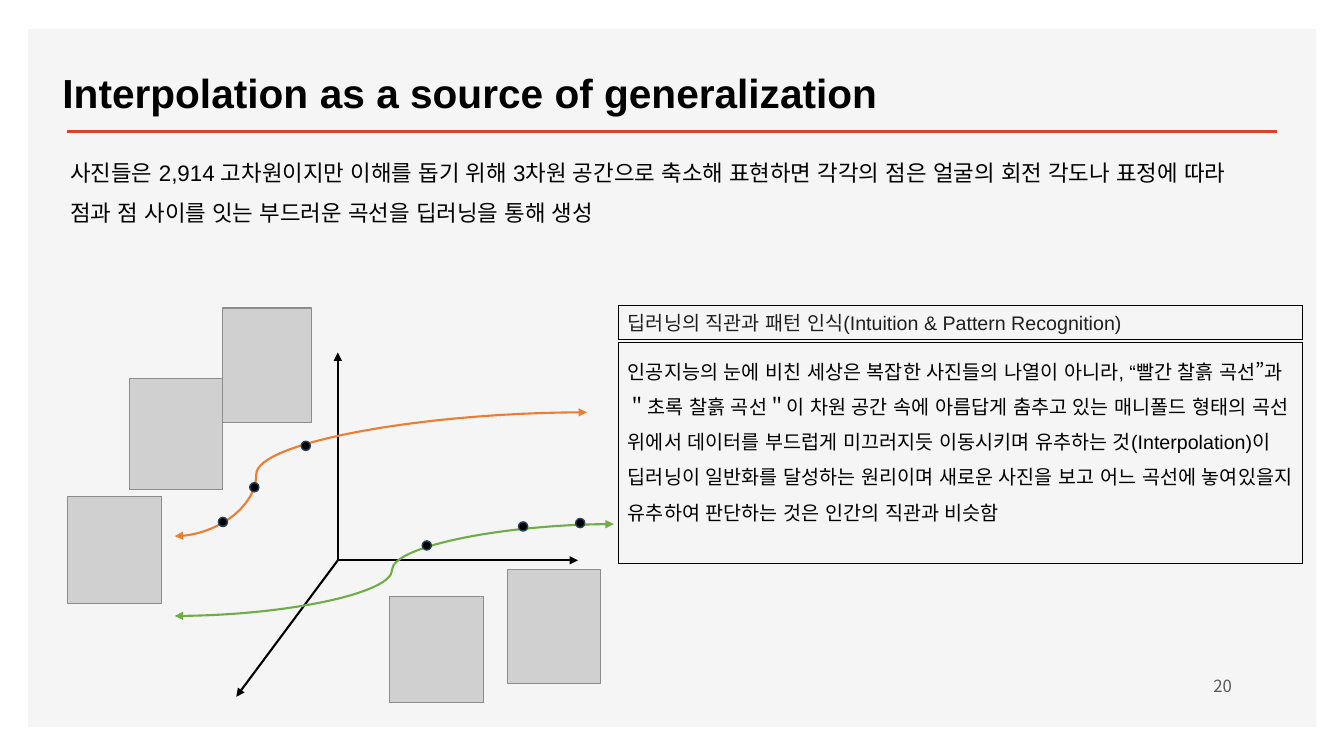
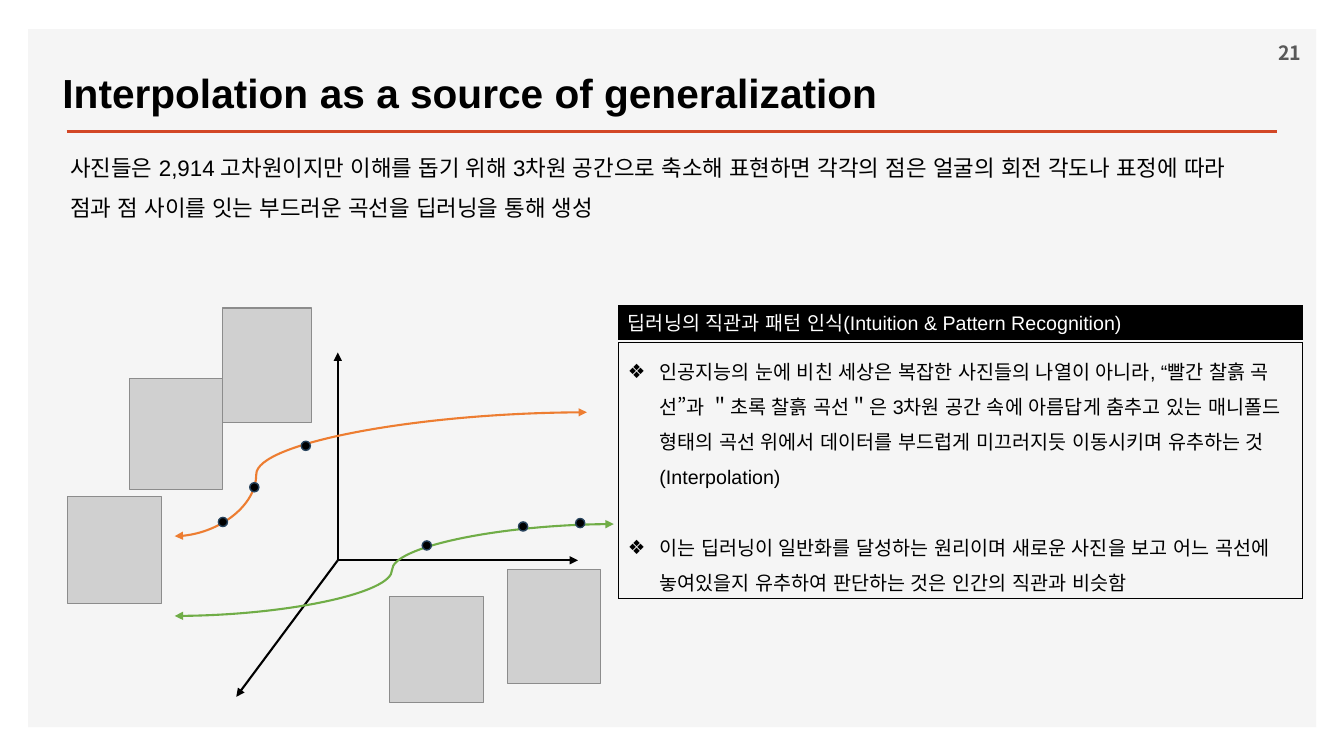
Before and after one commit to ancestor9/2026_Fall_Deep-Learning-with-Python, a slide deck: slide 21 of Chapter 05 Fundamentals of machine learning.pptx (slide 20 before the commit). Drawn at 1344x756 pixels with LibreOffice and Linux fonts; fonts in the diff are those of the drawing; grey boxes stand for pictures; background and template pictures are left out. Boxes give left, top, right and bottom in pixels: in the first picture for what was removed or moved away, otherwise in the second. Text is boxed around its words. In the diff, an @@ line names an element or a change of style, - is before the commit and + after.

```diff
--- a/Chapter 05 Fundamentals of machine learning.pptx
+++ b/Chapter 05 Fundamentals of machine learning.pptx
@@ page number added at <box>1278,45,1301,60</box>, 14 pt, text #595959, bold @@
+21
@@ text "사진들은 2,914 고차원이지만 이해를 돕기 ...": place and size @@
-text "사진들은 2,914 고차원이지만 이해를 돕기 ..." at <box>70,162,1225,223</box>
+text "사진들은 2,914 고차원이지만 이해를 돕기 ..." at <box>70,157,1225,218</box>
@@ rectangle "딥러닝의 직관과 패턴 인식(Intuition & ..." at <box>618,306,1303,340</box>: text colour #1F1F1F to #FFFFFF; fill none to #000000 @@
@@ rectangle "인공지능의 눈에 비친 세상은 복잡한 ...": place and size @@
-rectangle "인공지능의 눈에 비친 세상은 복잡한 ..." at <box>618,343,1303,564</box>
+rectangle "인공지능의 눈에 비친 세상은 복잡한 ..." at <box>618,343,1303,599</box>
@@ text in rectangle at <box>659,362,1280,592</box>: text changed @@
-인공지능의 눈에 비친 세상은 복잡한 사진들의 나열이 아니라, “빨간 찰흙 곡선”과 ＂초록 찰흙 곡선＂이 차원 공간 속에 아름답게 춤추고 있는 매니폴드 형태의 곡선 위에서 데이터를 부드럽게 미끄러지듯 이동시키며 유추하는 것(Interpolation)이 딥러닝이 일반화를 달성하는 원리이며 새로운 사진을 보고 어느 곡선에 놓여있을지 유추하여 판단하는 것은 인간의 직관과 비슷함
+❖ 인공지능의 눈에 비친 세상은 복잡한 사진들의 나열이 아니라, “빨간 찰흙 곡선”과 ＂초록 찰흙 곡선＂은 3차원 공간 속에 아름답게 춤추고 있는 매니폴드 형태의 곡선 위에서 데이터를 부드럽게 미끄러지듯 이동시키며 유추하는 것(Interpolation)
+❖ 이는 딥러닝이 일반화를 달성하는 원리이며 새로운 사진을 보고 어느 곡선에 놓여있을지 유추하여 판단하는 것은 인간의 직관과 비슷함
@@ page number removed at <box>1213,679,1232,692</box> @@
-20
```
Also in this commit, not shown: 33 other slides changed, 2 slides added, 1 slide removed.
